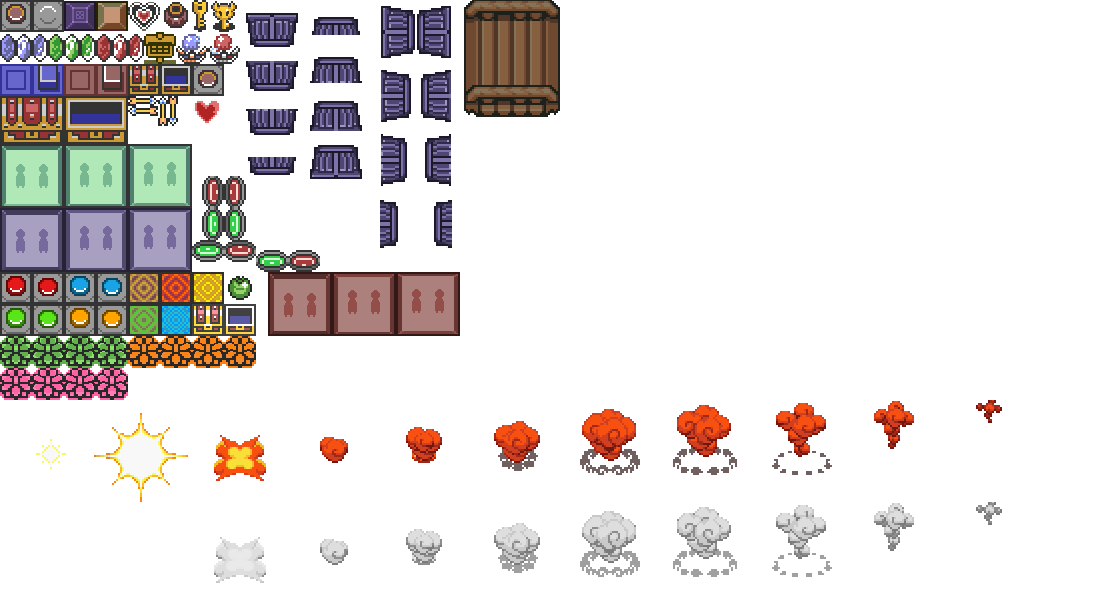
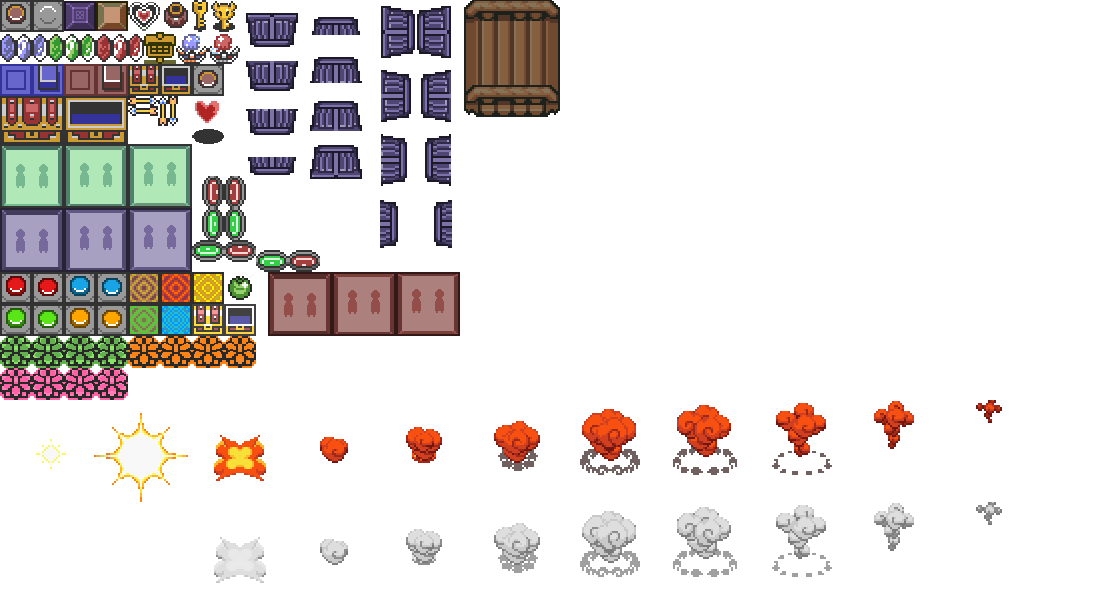
Revision of a layered 1110px x 608px image; what changed, layer by layer:
renamed "Capa 30" to "Capa 1", showed it, opacity 100% → 80%, painted on it over [192,129,224,144]
painted on "Capa 0" over [192,129,224,144]
